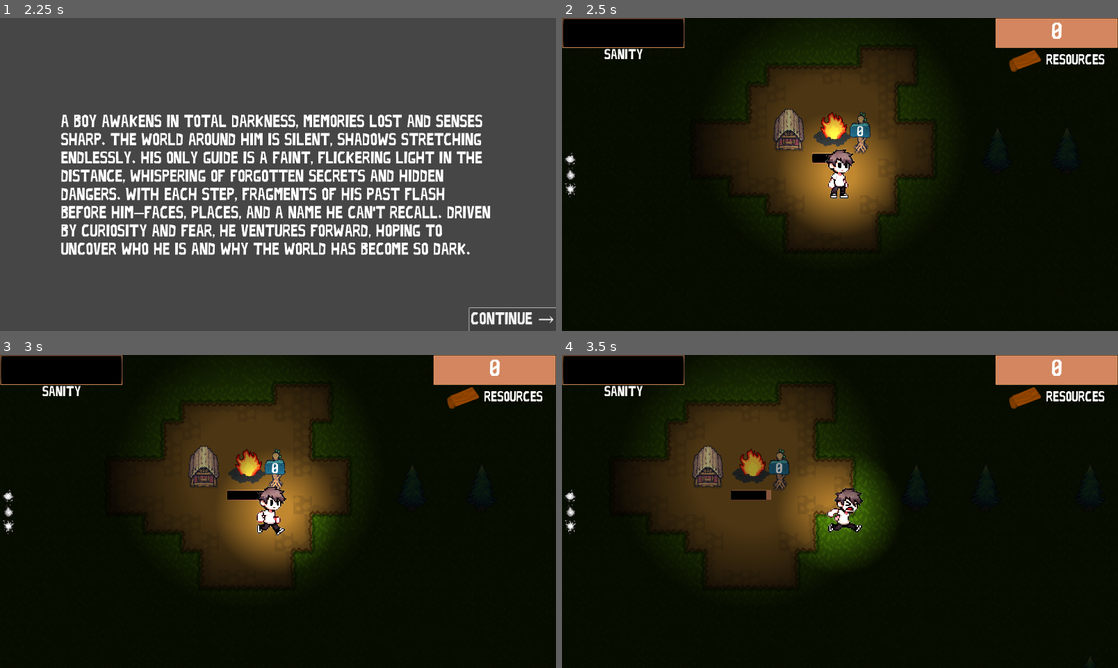
Above: before the commit, frames 1-4 (two rows, left to right).
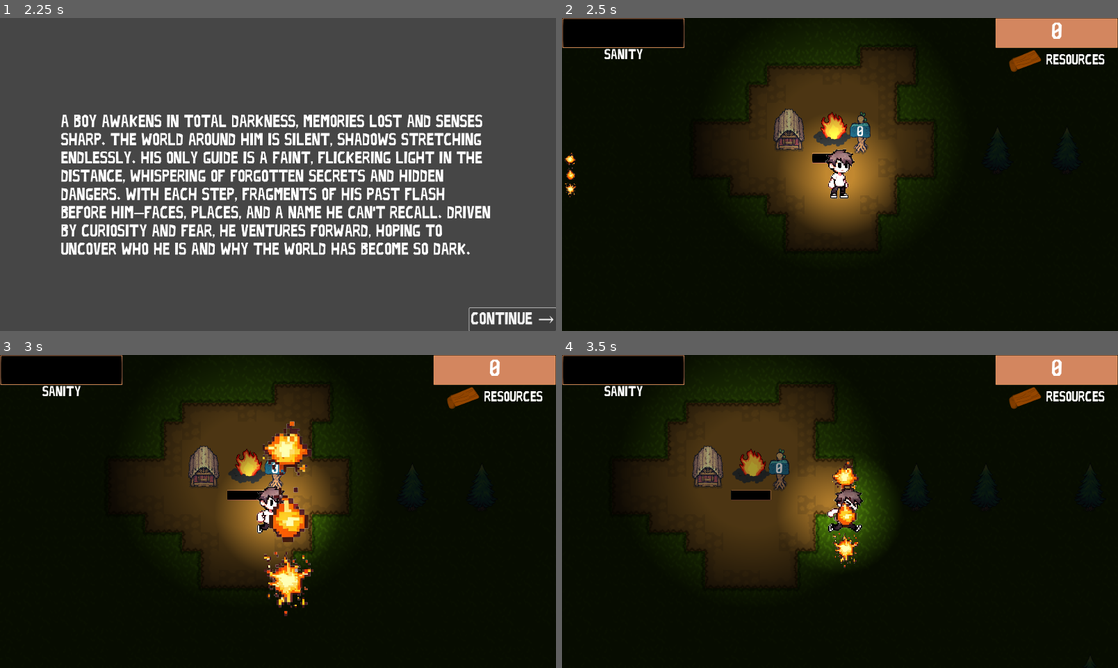
Above: after the commit, the same moments.

Repository: CPhuong24/UPJam2024
Game: Godot game, scene res://main_menu.tscn
The game is run twice, just before and just after one commit, with the same random seed, the same clock (stepped at 60 frames per second) and the same inputs.
Inputs:
- Up to frame 1 (2.25 s): click "Play" at 0.5 s; click "Continue →" at 1.25 s; click "Continue →" at 2 s
- Up to frame 2 (2.5 s): no input
- Up to frame 3 (3 s): tap Enter at 2.75 s; hold D (move_right) from 2.78 s (still down); tap E (interact) at 2.85 s
- Up to frame 4 (3.5 s): keep holding D (move_right)

Frame 1 is identical in both runs. In frame 2, 0.1% of the frame differs, in the area x 0-53%, y 43-58%; in frame 3, 2.4%, in the area x 0-57%, y 21-84%; in frame 4, 0.8%.

Commit message:
Add Resource count to Shop and make start animation
Resolves suggestions 1 and 2

Signed-off-by: Alex Schendel <alex.schendel@intel.com>

Diff:
--- a/fragment_container.gd
+++ b/fragment_container.gd
@@ -4,9 +4,21 @@
 @onready var frag2: TextureRect = $Fragment2
 @onready var frag3: TextureRect = $Fragment3
 @onready var player = get_parent().get_parent().get_node('Player')
+@onready var animation: AnimationPlayer = get_parent().get_node("AnimationPlayer")
+@onready var base = get_parent().get_parent().get_node('Base')
 
 func _ready() -> void:
+	base.resource_consumption_modifier = 0
+	await get_tree().create_timer(0.5).timeout
+	animation.play("fragment animation")
+	await get_tree().create_timer(1.5).timeout
+	frag1.texture = load("res://sun_fragments/sun_fragment_1_greyscale.png")
+	frag2.texture = load("res://sun_fragments/sun_fragment_2_greyscale.png")
+	frag3.texture = load("res://sun_fragments/sun_fragment_3_greyscale.png")
+	animation.play("fragments left")
 	player.sunFragChanged.connect(update)
+	await get_tree().create_timer(1).timeout
+	base.resource_consumption_modifier = 1
 
 func update(frag):
 	if frag.name == "sun_frag_1":
--- a/hud.tscn
+++ b/hud.tscn
@@ -10,9 +10,85 @@
 [ext_resource type="Script" path="res://compass.gd" id="7_prgjv"]
 [ext_resource type="Script" path="res://dowsing_rod.gd" id="9_viw56"]
 [ext_resource type="Script" path="res://fragment_container.gd" id="10_anpct"]
-[ext_resource type="Texture2D" uid="uid://catbtgyxsaq2i" path="res://sun_fragments/sun_fragment_1_greyscale.png" id="10_d0pit"]
-[ext_resource type="Texture2D" uid="uid://cp5p64kfgl7no" path="res://sun_fragments/sun_fragment_2_greyscale.png" id="11_16c5p"]
-[ext_resource type="Texture2D" uid="uid://cjkcuuswpeiu6" path="res://sun_fragments/sun_fragment_3_greyscale.png" id="12_iiwuy"]
+[ext_resource type="Texture2D" uid="uid://cxptknh4qqk6y" path="res://sun_fragments/sun_fragment_1.png" id="10_yrofm"]
+[ext_resource type="Texture2D" uid="uid://drgnm1fohxnmh" path="res://sun_fragments/sun_fragment_2.png" id="11_obm8f"]
+[ext_resource type="Texture2D" uid="uid://xd6a24jgl0ke" path="res://sun_fragments/sun_fragment_3.png" id="12_amq5w"]
+
+[sub_resource type="Animation" id="Animation_78bdi"]
+resource_name = "fragment animation"
+tracks/0/type = "value"
+tracks/0/imported = false
+tracks/0/enabled = true
+tracks/0/path = NodePath("VBoxContainer:scale")
+tracks/0/interp = 1
+tracks/0/loop_wrap = true
+tracks/0/keys = {
+"times": PackedFloat32Array(0, 1),
+"transitions": PackedFloat32Array(1, 1),
+"update": 0,
+"values": [Vector2(0.5, 0.5), Vector2(0.1, 0.1)]
+}
+tracks/1/type = "value"
+tracks/1/imported = false
+tracks/1/enabled = true
+tracks/1/path = NodePath("VBoxContainer:position")
+tracks/1/interp = 1
+tracks/1/loop_wrap = true
+tracks/1/keys = {
+"times": PackedFloat32Array(0, 1),
+"transitions": PackedFloat32Array(1, 1),
+"update": 0,
+"values": [Vector2(900, 170), Vector2(950, 462.29)]
+}
+
+[sub_resource type="Animation" id="Animation_ujpiy"]
+length = 0.001
+tracks/0/type = "value"
+tracks/0/imported = false
+tracks/0/enabled = true
+tracks/0/path = NodePath("VBoxContainer:scale")
+tracks/0/interp = 1
+tracks/0/loop_wrap = true
+tracks/0/keys = {
+"times": PackedFloat32Array(0),
+"transitions": PackedFloat32Array(1),
+"update": 0,
+"values": [Vector2(0.1, 0.1)]
+}
+tracks/1/type = "value"
+tracks/1/imported = false
+tracks/1/enabled = true
+tracks/1/path = NodePath("VBoxContainer:position")
+tracks/1/interp = 1
+tracks/1/loop_wrap = true
+tracks/1/keys = {
+"times": PackedFloat32Array(0),
+"transitions": PackedFloat32Array(1),
+"update": 0,
+"values": [Vector2(9.83, 462.29)]
+}
+
+[sub_resource type="Animation" id="Animation_merwb"]
+resource_name = "fragments left"
+tracks/0/type = "value"
+tracks/0/imported = false
+tracks/0/enabled = true
+tracks/0/path = NodePath("VBoxContainer:position")
+tracks/0/interp = 1
+tracks/0/loop_wrap = true
+tracks/0/keys = {
+"times": PackedFloat32Array(0, 1),
+"transitions": PackedFloat32Array(1, 1),
+"update": 0,
+"values": [Vector2(950, 462.29), Vector2(9.83, 462)]
+}
+
+[sub_resource type="AnimationLibrary" id="AnimationLibrary_w0lld"]
+_data = {
+"RESET": SubResource("Animation_ujpiy"),
+"fragment animation": SubResource("Animation_78bdi"),
+"fragments left": SubResource("Animation_merwb")
+}
 
 [node name="HUD" type="CanvasLayer"]
 
@@ -151,13 +227,16 @@
 horizontal_alignment = 1
 
 [node name="VBoxContainer" type="VBoxContainer" parent="."]
-anchors_preset = 4
+anchors_preset = 8
+anchor_left = 0.5
 anchor_top = 0.5
+anchor_right = 0.5
 anchor_bottom = 0.5
-offset_left = 9.83
+offset_left = -950.17
 offset_top = -77.71
-offset_right = 416.83
+offset_right = -543.17
 offset_bottom = 1493.29
+grow_horizontal = 2
 grow_vertical = 2
 scale = Vector2(0.1, 0.1)
 script = ExtResource("10_anpct")
@@ -165,16 +244,21 @@
 [node name="Fragment1" type="TextureRect" parent="VBoxContainer"]
 custom_minimum_size = Vector2(0, 521)
 layout_mode = 2
-texture = ExtResource("10_d0pit")
+texture = ExtResource("10_yrofm")
 stretch_mode = 5
 
 [node name="Fragment2" type="TextureRect" parent="VBoxContainer"]
 custom_minimum_size = Vector2(0, 521)
 layout_mode = 2
-texture = ExtResource("11_16c5p")
+texture = ExtResource("11_obm8f")
 stretch_mode = 5
 
 [node name="Fragment3" type="TextureRect" parent="VBoxContainer"]
 layout_mode = 2
-texture = ExtResource("12_iiwuy")
+texture = ExtResource("12_amq5w")
 stretch_mode = 3
+
+[node name="AnimationPlayer" type="AnimationPlayer" parent="."]
+libraries = {
+"": SubResource("AnimationLibrary_w0lld")
+}
--- a/shop_menu.tscn
+++ b/shop_menu.tscn
@@ -1,6 +1,7 @@
-[gd_scene load_steps=3 format=3 uid="uid://dqpgdwtspewm8"]
+[gd_scene load_steps=4 format=3 uid="uid://dqpgdwtspewm8"]
 
 [ext_resource type="Script" path="res://shop_ui.gd" id="2_2hkpk"]
+[ext_resource type="Texture2D" uid="uid://doa3x015iejj1" path="res://Art Assests/resource.png" id="2_wl0c8"]
 [ext_resource type="PackedScene" uid="uid://d1mbjy1gbp4r8" path="res://shop_item.tscn" id="3_oiqkc"]
 
 [node name="ShopMenu" type="CanvasLayer"]
@@ -28,10 +29,25 @@
 [node name="VBoxContainer" type="VBoxContainer" parent="CenterContainer/PanelContainer/MarginContainer"]
 layout_mode = 2
 
-[node name="Shop" type="Label" parent="CenterContainer/PanelContainer/MarginContainer/VBoxContainer"]
+[node name="HBoxContainer" type="HBoxContainer" parent="CenterContainer/PanelContainer/MarginContainer/VBoxContainer"]
+layout_mode = 2
+
+[node name="Shop" type="Label" parent="CenterContainer/PanelContainer/MarginContainer/VBoxContainer/HBoxContainer"]
+custom_minimum_size = Vector2(285, 0)
 layout_mode = 2
 theme_override_font_sizes/font_size = 91
 text = "Shop"
+
+[node name="Resource Count" type="Label" parent="CenterContainer/PanelContainer/MarginContainer/VBoxContainer/HBoxContainer"]
+custom_minimum_size = Vector2(162, 0)
+layout_mode = 2
+theme_override_font_sizes/font_size = 91
+text = "000"
+horizontal_alignment = 2
+
+[node name="TextureRect" type="TextureRect" parent="CenterContainer/PanelContainer/MarginContainer/VBoxContainer/HBoxContainer"]
+layout_mode = 2
+texture = ExtResource("2_wl0c8")
 
 [node name="ItemList" type="VBoxContainer" parent="CenterContainer/PanelContainer/MarginContainer/VBoxContainer"]
 custom_minimum_size = Vector2(0, 300)
--- a/shop_ui.gd
+++ b/shop_ui.gd
@@ -6,6 +6,7 @@
 @onready var notice: AcceptDialog = find_child("AcceptDialog")
 @onready var player = get_parent()
 @onready var base = get_parent().get_parent().get_node("Base")
+@onready var resource_count: Label = find_child("Resource Count")
 
 var item_pending = null
 
@@ -21,6 +22,7 @@
 	player.on_base = base
 	player.update_base()
 	player.on_base = null
+	resource_count.text = str(base.resource_count)
 	get_tree().paused = true
 	exit_button.pressed.connect(close_shop)
 	for item in items.get_children():
--- a/win_screen.tscn
+++ b/win_screen.tscn
@@ -241,9 +241,10 @@
 anchors_preset = 4
 anchor_top = 0.5
 anchor_bottom = 0.5
-offset_left = 960.0
-offset_right = 1367.0
-offset_bottom = 521.0
+offset_left = 9.83
+offset_top = -81.53
+offset_right = 416.83
+offset_bottom = 439.47
 grow_vertical = 2
 scale = Vector2(0.1, 0.1)
 texture = ExtResource("1_mbrf1")
@@ -254,9 +255,10 @@
 anchors_preset = 4
 anchor_top = 0.5
 anchor_bottom = 0.5
-offset_left = 960.0
-offset_right = 1367.0
-offset_bottom = 521.0
+offset_left = 9.83
+offset_top = -26.605
+offset_right = 416.83
+offset_bottom = 494.395
 grow_vertical = 2
 scale = Vector2(0.1, 0.1)
 texture = ExtResource("2_ducxu")
@@ -266,10 +268,10 @@
 anchors_preset = 4
 anchor_top = 0.5
 anchor_bottom = 0.5
-offset_left = 756.0
-offset_top = -261.0
-offset_right = 1163.0
-offset_bottom = 260.0
+offset_left = 9.83
+offset_top = 29.38
+offset_right = 416.83
+offset_bottom = 550.38
 grow_vertical = 2
 scale = Vector2(0.1, 0.1)
 texture = ExtResource("3_k7i85")
Not shown: 1 places in hud.tscn that only renumber resources
